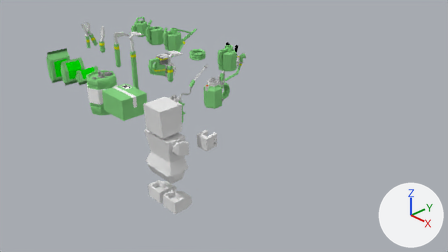
Two versions of the Blender file crops/tools/tools.blend, one commit apart.
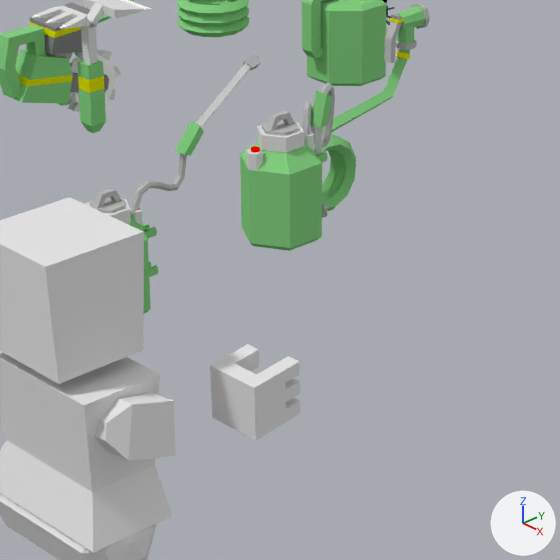
Each version appears first from the file's camera 'Camera', and next in a close-up on the part from 33% to 62% of the width and 21% to 71% of the height. The axes (+X, +Y, +Z) are drawn at lower right. The lights are the same throughout.

The first close-up shows 'hose.001', 'hoseItem', 'planter', 'player_base_Mesh.042', 'reclaimer', 'sprayer', 'sprayer.001', 'watering cat'.
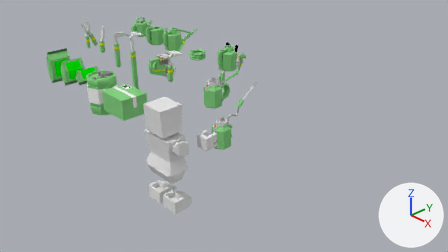
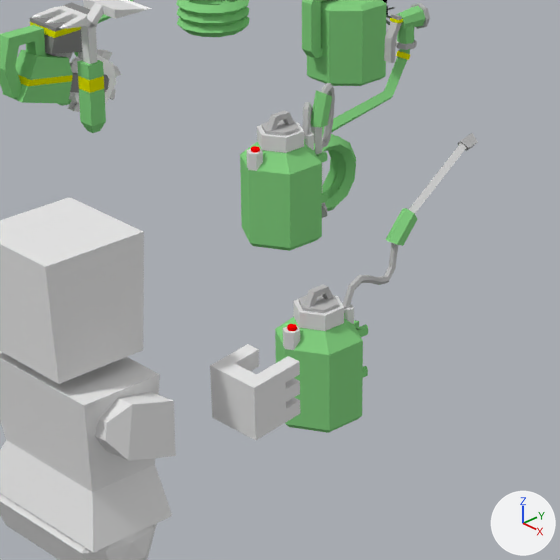
Where the change shows, as pixel boxes [x1, y1, x2, y2] in the close-ups (560 x 560 px):
'sprayer', moved
    before: [85, 54, 261, 314]
    after: [275, 133, 478, 433]

The edits, one by one:
Object 'sprayer' (ob_sprayer) moves from (-3.0, 2.0, 0.0) to (-1.0, 2.0, 0.0).
